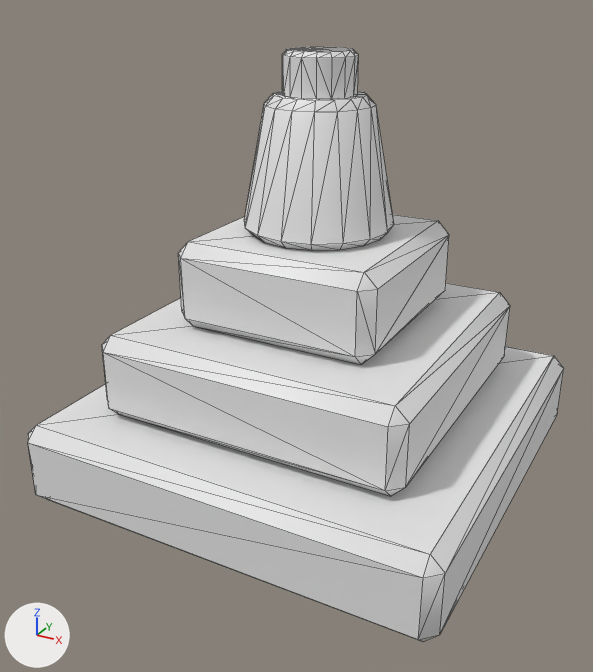
The OBJ model assets/blocks/pyramid.obj: old version first, new version second.
The view is the same before and after, from a 50 mm lens placed at (0.829, -1.61, 0.632), pointed at (-0.015, -0.076, -0.135). The lights are fixed; the arrows at lower left show +X, +Y and +Z. The picture after the commit comes second. Mesh edges are drawn as thin lines. Where no turn or scale is listed for an object, it has been applied to the vertices. Vertices at exactly the same position are counted once.

The scene before the commit, as lines of its bpy script (objects in view):
```python
me_pyramid = bpy.data.meshes.new('pyramid')
me_pyramid.from_pydata(...)  # 200 vertices, 380 faces; spans x -0.5..0.5, y -0.5..0.5, z -0.5..0.49
ob_pyramid = bpy.data.objects.new('pyramid', me_pyramid)
ob_pyramid.location = (0.0, 0.0, 0.0)
```
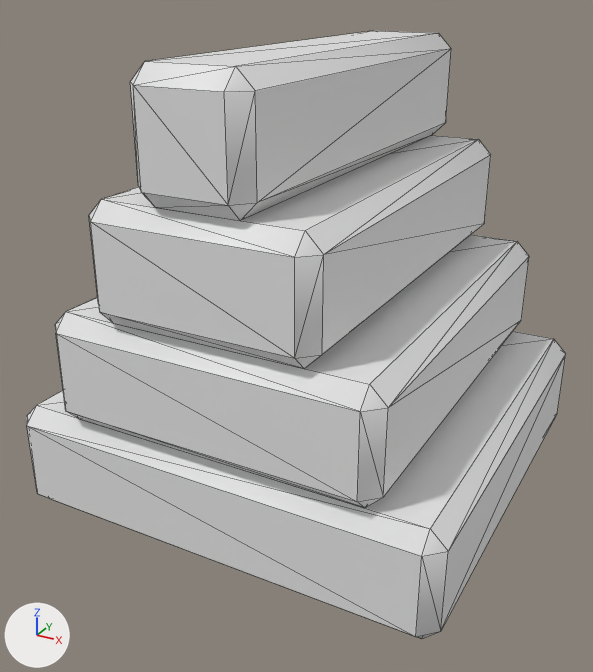
Where the change shows, as pixel boxes [x1, y1, x2, y2] in the pictures (593 x 672 px):
'pyramid', reshaped
    before: [28, 47, 564, 641]
    after: [27, 31, 566, 639]
part 1 of me_pyramid, rebuilt
    before: [28, 346, 564, 641]
    after: [27, 331, 566, 639]
part 2 of me_pyramid, rebuilt (16% wider, 28% taller)
    before: [102, 283, 510, 496]
    after: [55, 235, 529, 508]
part 3 of me_pyramid, added
    after: [89, 135, 491, 369]
part 4 of me_pyramid, added
    after: [130, 31, 451, 221]
part 5 of me_pyramid, deleted
    before: [244, 91, 394, 251]
part 6 of me_pyramid, deleted
    before: [282, 47, 359, 99]
part 7 of me_pyramid, deleted
    before: [178, 215, 449, 364]

What the commit changed:
me_pyramid is used by ob_pyramid; location (0.0, 0.0, 0.0).
me_pyramid had 200 vertices, 380 faces and spanned x -0.5..0.5, y -0.5..0.5, z -0.5..0.49.
me_pyramid now has 96 vertices, 176 faces and spans x -0.5..0.5, y -0.5..0.5, z -0.5..0.5.
me_pyramid part 1: the loose piece of 24 vertices spanning x -0.5..0.5, y -0.5..0.5, z -0.5..-0.3 is rebuilt with 24 vertices and now spans x -0.5..0.5, y -0.5..0.5, z -0.5..-0.25.
me_pyramid part 2: the loose piece of 24 vertices spanning x -0.37..0.37, y -0.37..0.37, z -0.3..-0.1 is rebuilt with 24 vertices and now spans x -0.375..0.375, y -0.5..0.5, z -0.25..0.0.
me_pyramid part 3: a new loose piece of 24 vertices spanning x -0.25..0.25, y -0.5..0.5, z 0.0..0.25.
me_pyramid part 4: a new loose piece of 24 vertices spanning x -0.125..0.125, y -0.5..0.5, z 0.25..0.5.
me_pyramid part 5: the loose piece of 64 vertices spanning x -0.17..0.17, y -0.17..0.17, z 0.1..0.4 is deleted.
me_pyramid part 6: the loose piece of 64 vertices spanning x -0.08..0.08, y -0.08..0.08, z 0.39..0.49 is deleted.
me_pyramid part 7: the loose piece of 24 vertices spanning x -0.24..0.24, y -0.24..0.24, z -0.1..0.1 is deleted.
